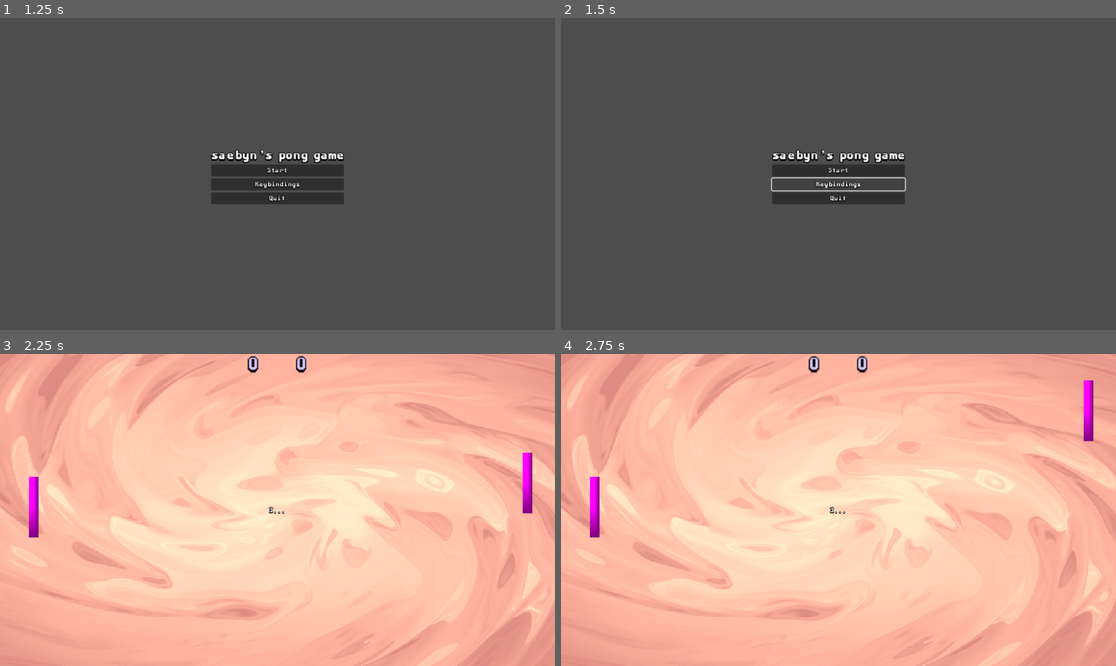
Above: before the commit, frames 1-4 (two rows, left to right).
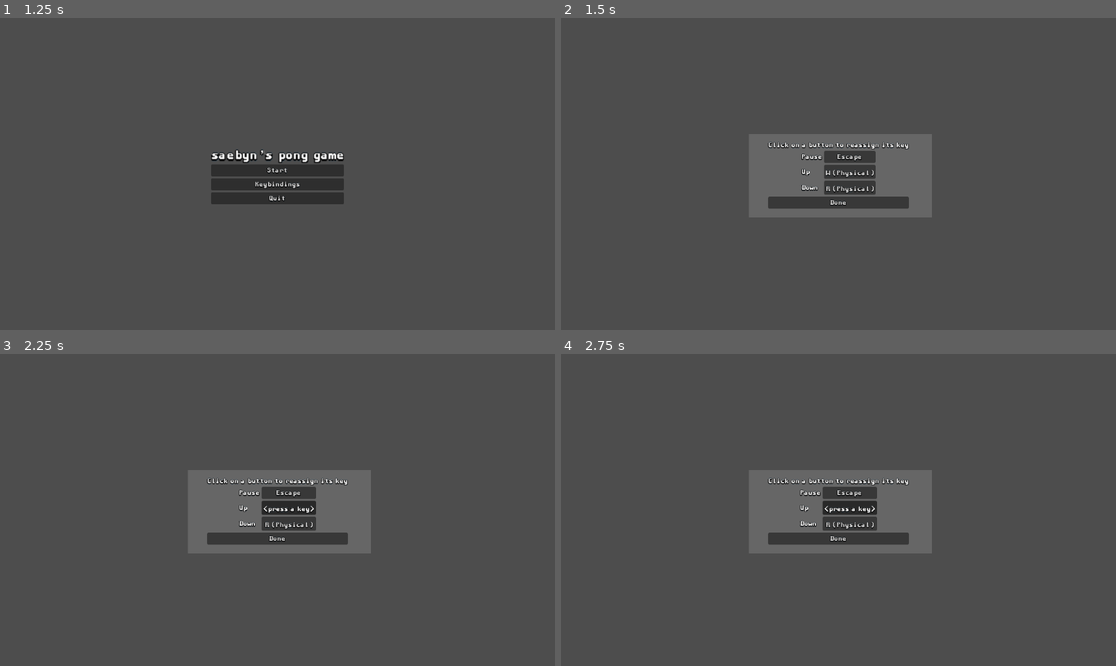
Above: after the commit, the same moments.

Repository: saebyn/godot-pong-game
Game: Godot game, scene res://scenes/splash.tscn
The game is run twice, just before and just after one commit, with the same random seed, the same clock (stepped at 60 frames per second) and the same inputs.
Inputs (mouse positions are in pixels of both pictures, inside the frame that each line leads up to):
- Up to frame 1 (1.25 s): tap Enter at 0.5 s; move the mouse to (399, 158) at 0.52 s; hold W (move_up) from 0.53 s (still down); click (399, 158) at 0.67 s
- Up to frame 2 (1.5 s): release W (move_up) at 1.25 s; click "Keybindings" at 1.25 s
- Up to frame 3 (2.25 s): click "Start" at 2 s
- Up to frame 4 (2.75 s): no input

Frame 1 is identical in both runs. In frame 2, 6.8% of the frame differs, in the area x 33-67%, y 37-64%; in frame 3, 100%, in the area x 0-100%, y 0-100%; in frame 4, 100%.

Commit message:
Add keybindings button functionality and update pause menu exit button text

Diff:
--- a/keybindings/keybindings.tscn
+++ b/keybindings/keybindings.tscn
@@ -11,6 +11,15 @@
 grow_horizontal = 2
 grow_vertical = 2
 script = ExtResource("1_rllwk")
+
+[node name="ColorRect" type="ColorRect" parent="."]
+layout_mode = 0
+offset_left = 390.0
+offset_top = 241.0
+offset_right = 430.0
+offset_bottom = 281.0
+scale = Vector2(9.51044, 4.3333)
+color = Color(0.399428, 0.399428, 0.399428, 1)
 
 [node name="CenterContainer" type="CenterContainer" parent="."]
 layout_mode = 1
--- a/menu.gd
+++ b/menu.gd
@@ -2,6 +2,13 @@
 
 signal restart_game
 
+@onready var keybindings_scene: PackedScene = preload("res://keybindings/keybindings.tscn")
+
+
+func _on_return_main_menu_button_pressed() -> void:
+  # Unpause the game
+  get_tree().paused = false
+  get_tree().change_scene_to_file("res://scenes/main_menu.tscn")
 
 func _on_exit_button_pressed() -> void:
   get_tree().quit()
@@ -21,3 +28,8 @@
   get_tree().paused = false
   # Hide the pause menu
   hide()
+
+
+func _on_keybindings_button_pressed() -> void:
+  var keybindings = keybindings_scene.instantiate()
+  get_tree().get_root().add_child(keybindings)
--- a/scenes/main_menu.tscn
+++ b/scenes/main_menu.tscn
@@ -44,4 +44,5 @@
 text = "Quit"
 
 [connection signal="pressed" from="CenterContainer/VBoxContainer/StartButton" to="." method="_on_start_button_pressed"]
+[connection signal="pressed" from="CenterContainer/VBoxContainer/KeybindingsButton" to="." method="_on_keybindings_button_pressed"]
 [connection signal="pressed" from="CenterContainer/VBoxContainer/ExitButton" to="." method="_on_exit_button_pressed"]
--- a/scenes/pause_menu.tscn
+++ b/scenes/pause_menu.tscn
@@ -42,8 +42,8 @@
 [node name="ExitButton" type="Button" parent="CenterContainer/VBoxContainer"]
 layout_mode = 2
 theme = ExtResource("2_kukqi")
-text = "Quit"
+text = "End Game"
 
 [connection signal="pressed" from="CenterContainer/VBoxContainer/ResumeButton" to="." method="_on_resume_button_pressed"]
 [connection signal="pressed" from="CenterContainer/VBoxContainer/RestartButton" to="." method="_on_restart_button_pressed"]
-[connection signal="pressed" from="CenterContainer/VBoxContainer/ExitButton" to="." method="_on_exit_button_pressed"]
+[connection signal="pressed" from="CenterContainer/VBoxContainer/ExitButton" to="." method="_on_return_main_menu_button_pressed"]
